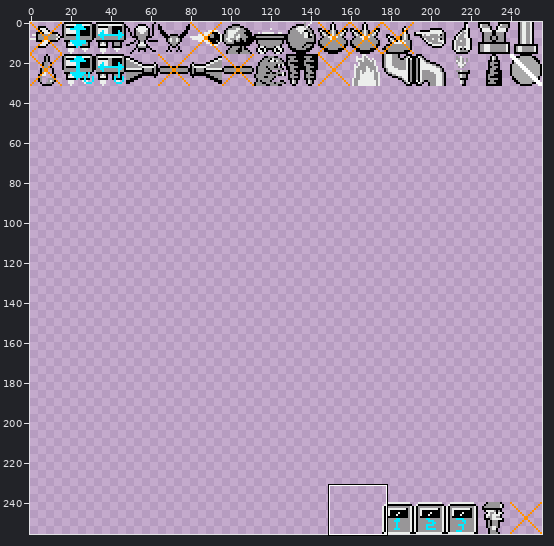
Two states of a sprite sheet, gfx/entities.png. Above, an overview of the earlier version with the close-up marked.
Close-up. Earlier state:
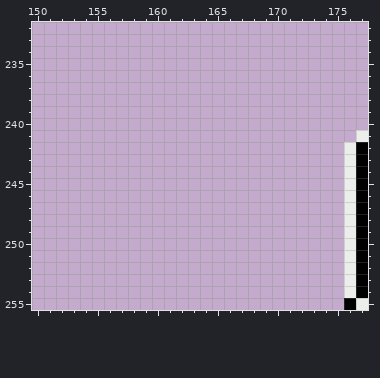
The file is 256x256 pixels. Shown: x 150..177, y 232..255.
Now the later version:
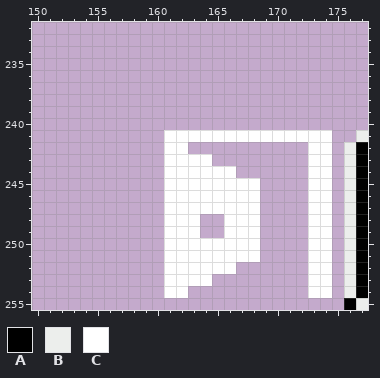
Palette (. is transparent): A #000000  B #eceeec  C #ffffff
Edits made:
Changed rows in their new state; - is an unchanged pixel.
first column x 161:
241 CCCCCCCCCCCCCC
242 CC----------CC
243 CCCC--------CC
244 CCCCCC------CC
245 CCCCCCCC----CC
246 CCCCCCCC----CC
247 CCCCCCCC----CC
248 CCC--CCC----CC
249 CCC--CCC----CC
250 CCCCCCCC----CC
251 CCCCCCCC----CC
252 CCCCCC------CC
253 CCCC--------CC
254 CC----------CC
Pixel boxes of the changes (left, top, right, bottom) in both close-ups:
added: (164, 130, 332, 298)
